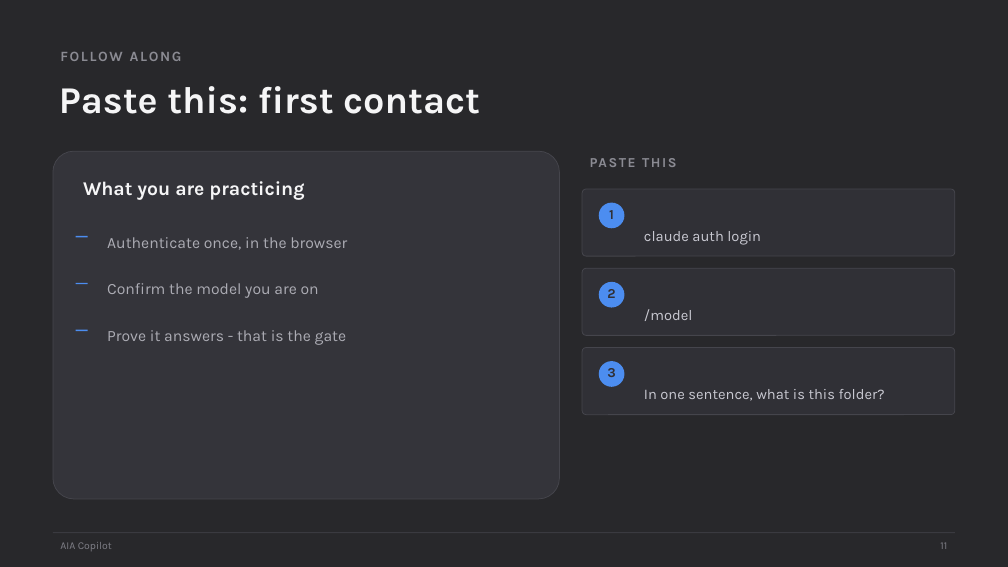
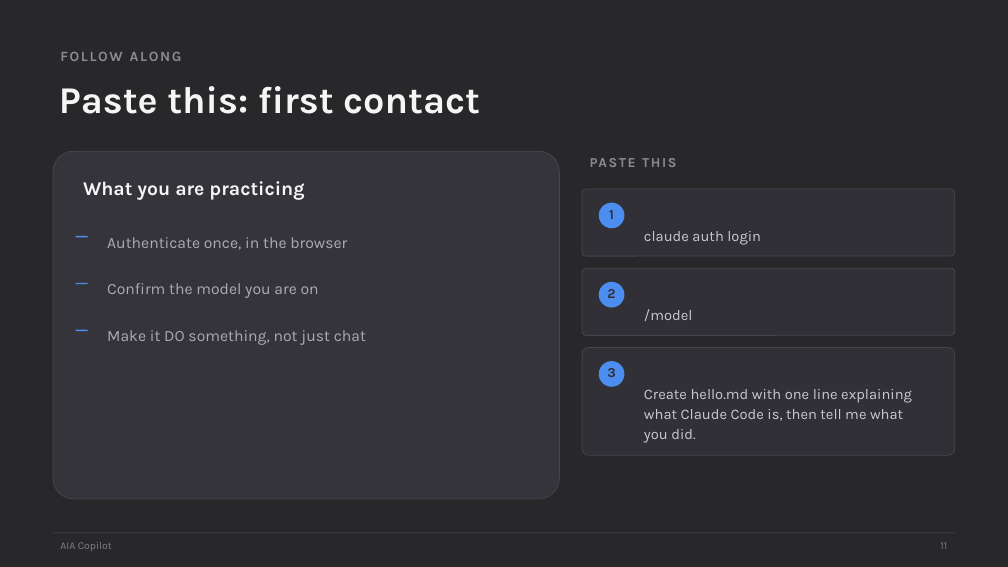
Before and after one commit to scottrhay/AIA-ClaudeCopilot, a slide deck: slide 11 of claude-code-3day/slides/Day1_Claude_Code_Fundamentals.pptx. Drawn at 1008x567 pixels with LibreOffice and Linux fonts; fonts in the diff are those of the drawing. Boxes give left, top, right and bottom in pixels: in the first picture for what was removed or moved away, otherwise in the second. Text is boxed around its words. In the diff, an @@ line names an element or a change of style, - is before the commit and + after.

Commit message:
Slide 11 first contact now writes a file (works in an empty workspace); slide 20 adds MCP extension row

```diff
--- a/claude-code-3day/slides/Day1_Claude_Code_Fundamentals.pptx
+++ b/claude-code-3day/slides/Day1_Claude_Code_Fundamentals.pptx
@@ text at (107,330,366,345): text changed @@
-Prove it answers - that is the gate
+Make it DO something, not just chat
@@ rounded rectangle: place and size @@
-rounded rectangle at (582,348,955,415)
+rounded rectangle at (582,348,955,456)
@@ text at (644,389,912,443): text changed @@
-In one sentence, what is this folder?
+Create hello.md with one line explaining what Claude Code is, then tell me what you did.
```
Also in this commit, not shown: 1 other slide changed.
